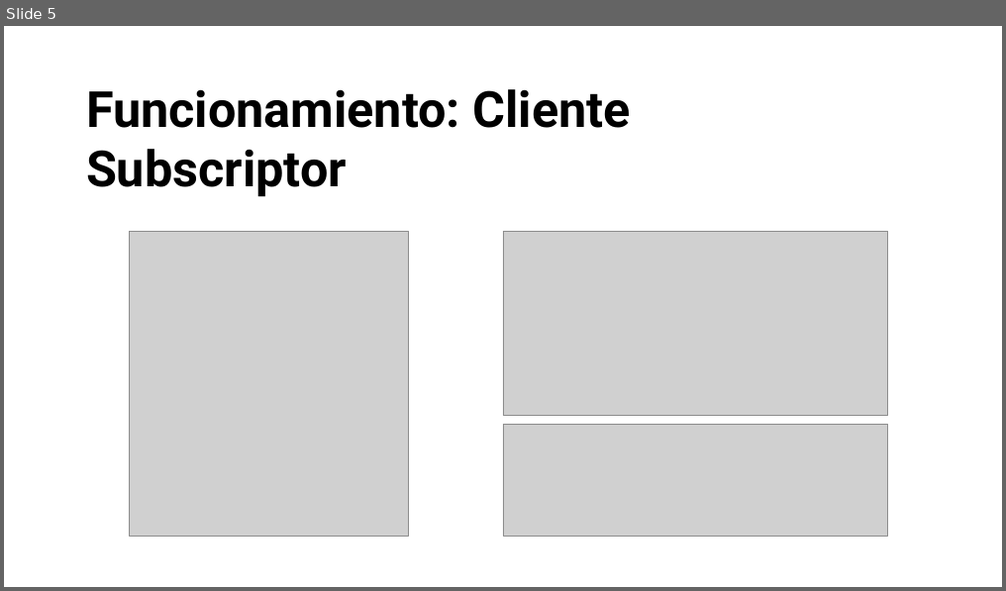
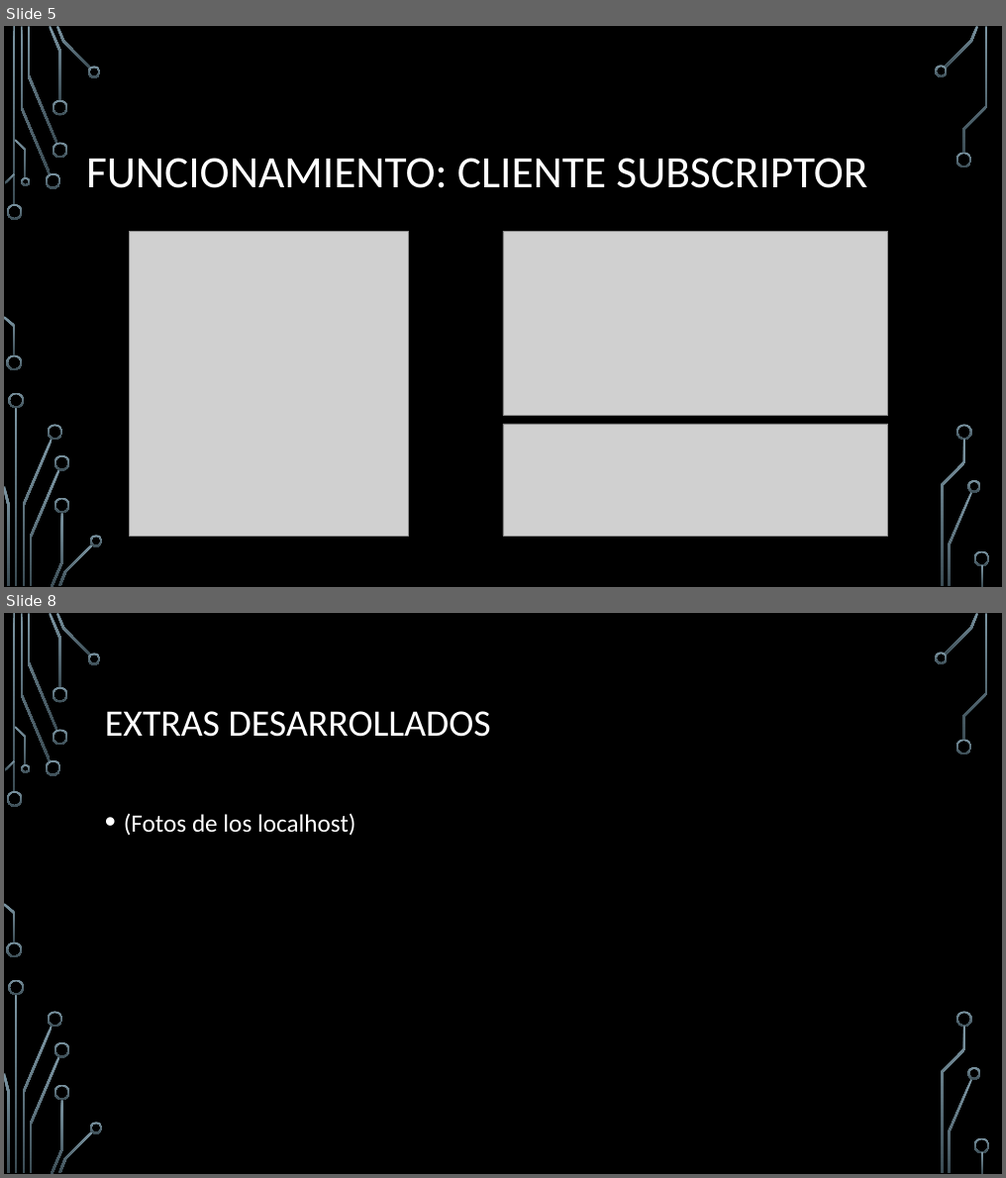
Before and after one commit to ManelDiaz/Reto_Envio, a slide deck: RETO 2 Envío de datos.pptx. Shown one above the other, each under a label of ours: slide 5 before the commit, slides 5 and 8 after it; the slides between them are not shown. The pictures are 1006x591 and 1006x1178 pixels, drawn with LibreOffice and Linux fonts; fonts in the diff are those of the drawing; grey boxes stand for pictures; background and template pictures are left out. Boxes give left, top, right and bottom in pixels: in the first picture for what was removed or moved away, otherwise in the second. Text is boxed around its words. In the diff, an @@ line names an element or a change of style, - is before the commit and + after.

```diff
--- a/RETO 2 Envío de datos.pptx
+++ b/RETO 2 Envío de datos.pptx
@@ slide 8 added at [4,613,1002,1174], background picture (left out); not listed: 36 template elements that a slide beside it also shows @@
@@ title added at [105,711,491,737], 36 pt, text #FFFFFF @@
+EXTRAS DESARROLLADOS
@@ text added at [124,814,356,836], 24 pt, text #FFFFFF @@
+• (Fotos de los localhost)
@@ slide 5 changed as well @@
@@ background #FFFFFF to picture (left out) @@
@@ title at [86,158,867,188]: text changed; size 48 to 43.2 pt; font Roboto to Calibri; text colour #000000 to #FFFFFF; bold off @@
-Funcionamiento: Cliente Subscriptor
+FUNCIONAMIENTO: CLIENTE SUBSCRIPTOR
@@ group added at [4,26,990,587]: 33 freeform shapes, 3 rectangles @@
```
Also in this commit, not shown: 5 other slides changed, 1 other slide added, 1 slide removed.
